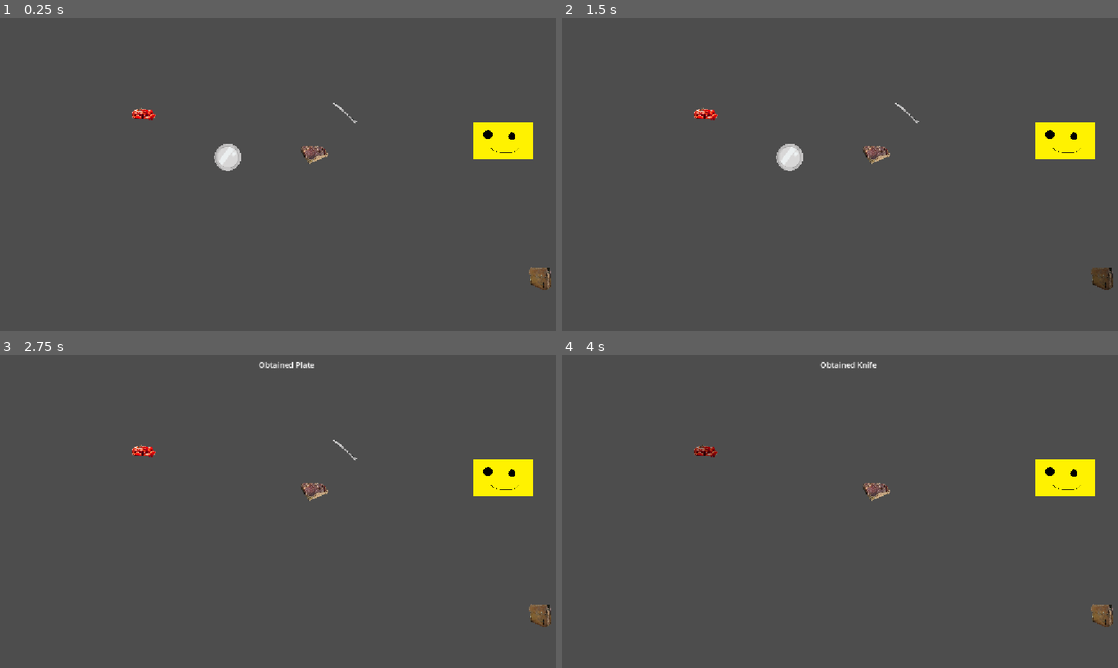
Above: before the commit, frames 1-4 (two rows, left to right).
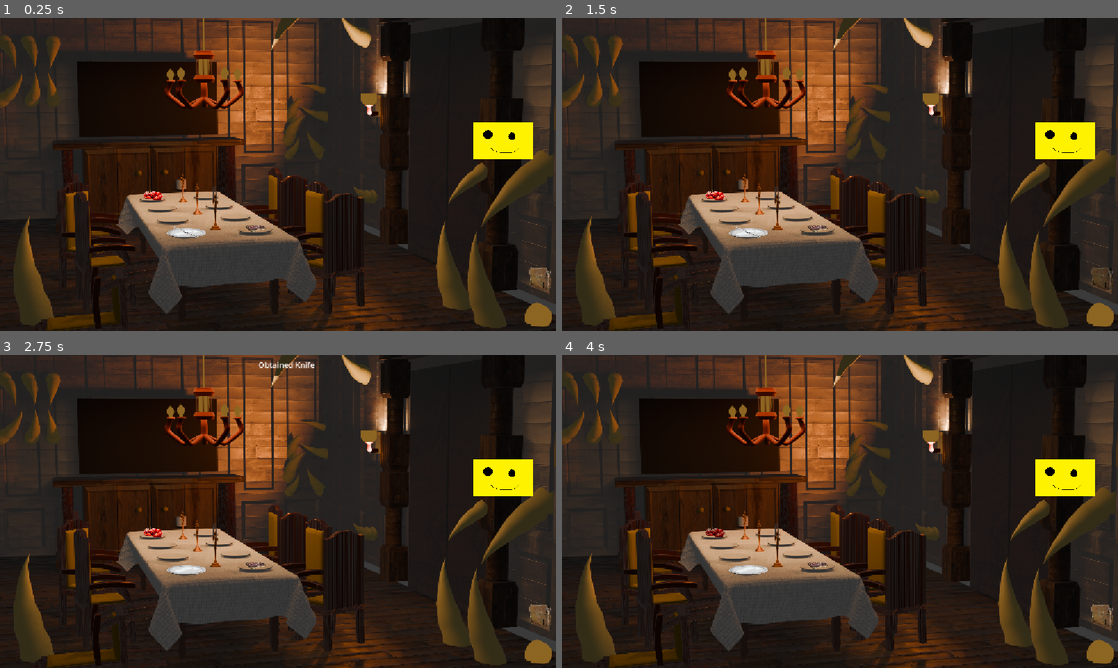
Above: after the commit, the same moments.

Repository: jegeiii/kafcult-co.-s-GIMJAM
Game: Godot game, scene res://scenes/ACT2.tscn
Same seed, same stepped clock (60 frames per second), same inputs: the game is played once before the commit and once after it. This scene is started directly instead of the project's main scene. Sound files missing from this copy of the repository are replaced by a short silence.
Inputs (mouse positions are in pixels of both pictures, inside the frame that each line leads up to; where the layout moved, square brackets give the same spot in the first picture):
- Up to frame 1 (0.25 s): no input
- Up to frame 2 (1.5 s): click "<" at 0.5 s; click ">" at 1.25 s
- Up to frame 3 (2.75 s): click (189, 570) [227, 492] at 2 s
- Up to frame 4 (4 s): click (906, 448) at 2.77 s; click (712, 530) [706, 448] at 3.5 s

The runs differ from the first frame. In frame 1, 95% of the frame differs, in the area x 0-100%, y 0-100%; in frame 2, 95%; in frame 3, 95%; in frame 4, 95%.

Commit message:
fix: fixed inventory ui buried under bg

Diff:
--- a/dialogues/act_2_part_6.json
+++ b/dialogues/act_2_part_6.json
@@ -1,64 +1,42 @@
 {
   "characters": [
-	"William",
+    "William",
     "Charles’s silhouette"
   ],
   "events": [
-	{
-	  "name": "LoadSprite",
-	  "speaker": "William",
-	  "expression": "angry",
-	  "position": "center"
-	},
-	{
-	  "name": "LoadText",
-	  "speaker": "William",
-	  "segments": [
-		{
-		  "text": "This is all I have, okay? ",
-		  "pacing": 0.075,
-		  "style": "emphasis",
-		  "pause_after": 0.3
-		}
-	  ]
-	},
-	{
-	  "name": "LoadText",
-	  "speaker": "Charles’s silhouette",
-	  "segments": [
-		{
-		  "text": "… ",
-		  "pacing": 0.1,
-		  "style": "normal",
-		  "pause_after": 0.3
-		}
-	  ]
-	},
-	{
-	  "name": "Special",
-	  "custom_event_name": "[SCREEN FADES OUT, AS IF PULLING WILLIAM’S CONSCIOUSNESS INTO THE DARKNESS]"
-	},
-	{
-	  "name": "Flashback",
-	  "flashback_id": 1
-	},
-	{
-	  "name": "LoadSprite",
-	  "speaker": "William",
-	  "expression": "sad",
-	  "position": "center"
-	},
-	{
-	  "name": "LoadText",
-	  "speaker": "William",
-	  "segments": [
-		{
-		  "text": "…It was never enough, was it? ",
-		  "pacing": 0.07,
-		  "style": "normal",
-		  "pause_after": 0.3
-		}
-	  ]
-	}
+    {
+      "name": "LoadSprite",
+      "speaker": "William",
+      "expression": "angry",
+      "position": "center"
+    },
+    {
+      "name": "LoadText",
+      "speaker": "William",
+      "segments": [
+        {
+          "text": "This is all I have, okay? ",
+          "pacing": 0.075,
+          "style": "emphasis",
+          "pause_after": 0.3
+        }
+      ]
+    },
+    {
+      "name": "LoadText",
+      "speaker": "Charles’s silhouette",
+      "segments": [
+        {
+          "text": "… ",
+          "pacing": 0.1,
+          "style": "normal",
+          "pause_after": 0.3
+        }
+      ]
+    },
+    {
+      "name": "Special",
+      "custom_event_name": "[SCREEN FADES OUT, AS IF PULLING WILLIAM’S CONSCIOUSNESS INTO THE DARKNESS]"
+    },
   ]
 }
--- /dev/null
+++ b/dialogues/act_2_part_6_afterFB.json
@@ -0,0 +1,26 @@
+{
+  "characters": [
+	"William",
+    "Charles’s silhouette"
+  ],
+  "events": [
+		{
+	  "name": "LoadSprite",
+	  "speaker": "William",
+	  "expression": "sad",
+	  "position": "center"
+	},
+	{
+	  "name": "LoadText",
+	  "speaker": "William",
+	  "segments": [
+		{
+		  "text": "…It was never enough, was it? ",
+		  "pacing": 0.07,
+		  "style": "normal",
+		  "pause_after": 0.3
+		}
+	  ]
+	}
+  ]
+}
--- a/dialogues/flashback_1.json
+++ b/dialogues/flashback_1.json
@@ -127,7 +127,7 @@
 		{
 		  "text": "Oh! I haven’t played with Walter since this morning. That big doggo should be in the manor now. He’s usually hungry at this hour. ",
 		  "pacing": 0.075,
-		  "style": "happy",
+		  "style": "normal",
 		  "pause_after": 0.4
 		}
 	  ]
--- a/scenes/ACT2.tscn
+++ b/scenes/ACT2.tscn
@@ -5,6 +5,7 @@
 [ext_resource type="PackedScene" uid="uid://c1tdbiw7wt4m3" path="res://scenes/dimmer.tscn" id="3_qt1qe"]
 [ext_resource type="PackedScene" uid="uid://ci4sol1vea776" path="res://scenes/clickables.tscn" id="4_qt1qe"]
 [ext_resource type="Texture2D" uid="uid://bicspftpu8xxx" path="res://graphics/charles_key.png" id="5_54ip0"]
+[ext_resource type="Texture2D" uid="uid://6nqwtb578vl8" path="res://graphics/distorted_dining_room.png" id="6_kybp6"]
 [ext_resource type="Texture2D" uid="uid://bfsf0v188v7q7" path="res://graphics/plate.png" id="6_pd338"]
 [ext_resource type="Texture2D" uid="uid://do1pfr7355dcd" path="res://graphics/knife.png" id="7_kybp6"]
 [ext_resource type="PackedScene" uid="uid://dimqef8ptr4f4" path="res://scenes/character_container.tscn" id="7_sil4y"]
@@ -76,47 +77,51 @@
 
 [node name="dimmer" parent="dining_room/laci" unique_id=1757405502 instance=ExtResource("3_qt1qe")]
 
-[node name="distorted_dining_room" type="Control" parent="." unique_id=469903526]
-layout_mode = 3
-anchors_preset = 0
-offset_right = 40.0
-offset_bottom = 40.0
+[node name="distorted_dining_room" type="TextureRect" parent="." unique_id=67818663]
+offset_right = 1152.0
+offset_bottom = 647.0
+texture = ExtResource("6_kybp6")
+expand_mode = 1
+stretch_mode = 5
 
 [node name="plate" parent="distorted_dining_room" unique_id=2085533608 instance=ExtResource("4_qt1qe")]
 layout_mode = 0
-offset_left = 439.0
-offset_top = 256.0
-offset_right = 504.0
-offset_bottom = 318.0
+offset_left = 334.0
+offset_top = 434.0
+offset_right = 573.0
+offset_bottom = 644.0
+scale = Vector2(0.435, 0.1)
 texture_normal = ExtResource("6_pd338")
 item_id = "plate"
 
 [node name="knife" parent="distorted_dining_room" unique_id=516024968 instance=ExtResource("4_qt1qe")]
 layout_mode = 0
-offset_left = 685.0
-offset_top = 165.0
-offset_right = 750.0
-offset_bottom = 227.0
+offset_left = 355.0
+offset_top = 428.0
+offset_right = 420.0
+offset_bottom = 490.0
+scale = Vector2(1, 0.5)
 texture_normal = ExtResource("7_kybp6")
 item_id = "knife"
 usable = true
 
 [node name="rotten_vegetable" parent="distorted_dining_room" unique_id=1962551523 instance=ExtResource("4_qt1qe")]
 layout_mode = 0
-offset_left = 264.0
-offset_top = 164.0
-offset_right = 329.0
-offset_bottom = 226.0
+offset_left = 288.0
+offset_top = 338.0
+offset_right = 345.0
+offset_bottom = 389.0
 texture_normal = ExtResource("8_q63ay")
 item_id = "rotten_vegetable"
 condition = "knife"
 
 [node name="rotten_meat" parent="distorted_dining_room" unique_id=719141946 instance=ExtResource("4_qt1qe")]
 layout_mode = 0
-offset_left = 618.0
-offset_top = 252.0
-offset_right = 683.0
-offset_bottom = 314.0
+offset_left = 503.0
+offset_top = 424.0
+offset_right = 557.0
+offset_bottom = 472.0
+scale = Vector2(1, 0.5)
 texture_normal = ExtResource("9_wbxdu")
 item_id = "rotten_meat"
 condition = "knife"
@@ -142,6 +147,13 @@
 
 [node name="dimmer" parent="distorted_dining_room/charles\'s sillhouette" unique_id=765403304 instance=ExtResource("3_qt1qe")]
 
+[node name="flashback_1" type="Control" parent="." unique_id=1522045219]
+visible = false
+layout_mode = 3
+anchors_preset = 0
+offset_right = 40.0
+offset_bottom = 40.0
+
 [node name="basement" type="Control" parent="." unique_id=1306281374]
 visible = false
 layout_mode = 3
--- a/scenes/act_2.gd
+++ b/scenes/act_2.gd
@@ -44,9 +44,24 @@
 
 
 func _on_charless_sillhouette_pressed() -> void:
-	if InventoryUi.inventory_ui["rotten_vegetable"]["count"] >= 1 and InventoryUi.inventory_ui["rotten_meat"]["count"] >= 1:
+	if InventoryUi.inventory_ui["rotten_vegetable"]["count"] >= 1 and InventoryUi.inventory_ui["rotten_meat"]["count"] >= 1 and InventoryUi.inventory_ui["plate"]["count"] >= 1:
 		InventoryUi.remove_item("rotten_vegetable", 1)
 		InventoryUi.remove_item("rotten_meat", 1)
+		InventoryUi.remove_item("plate", 1)
+		DialogueManager.dialogue_end.disconnect(_on_dialogue_end)
+		DialogueManager.initiate_dialogue("res://dialogues/act_2_part_6.json")
+		DialogueManager.dialogue_end.connect(flashback_1)
+
+func flashback_1():
+	DialogueManager.dialogue_end.disconnect(flashback_1)
+	print("flashback 1")
+	InventoryUi.fade_out(1)
+	await get_tree().create_timer(1).timeout
+	$distorted_dining_room.visible = false
+	$flashback_1.visible = true
+	InventoryUi.fade_in(1)
+	await get_tree().create_timer(1).timeout
+	DialogueManager.initiate_dialogue("res://dialogues/flashback_1.json")
 
 var rotten_done: bool = false
 func _on_rotten_vegetable_mouse_entered() -> void:
--- a/scenes/inventory_ui.tscn
+++ b/scenes/inventory_ui.tscn
@@ -6,13 +6,73 @@
 [ext_resource type="Script" uid="uid://cotejsnlwchi8" path="res://scripts/clickmask.gd" id="3_eifbp"]
 [ext_resource type="PackedScene" uid="uid://c1tdbiw7wt4m3" path="res://scenes/dimmer.tscn" id="3_mdwe3"]
 
-[node name="InventoryUI" type="Control" unique_id=231228800]
+[node name="InventoryUI" type="Control" unique_id=1943628534]
 layout_mode = 3
 anchors_preset = 0
 script = ExtResource("1_ylkvr")
 
 [node name="CanvasLayer" type="CanvasLayer" parent="." unique_id=1400130431]
 layer = 5
+
+[node name="TextureRect" type="TextureRect" parent="CanvasLayer" unique_id=324460584]
+offset_left = 257.0
+offset_top = 132.0
+offset_right = 321.0
+offset_bottom = 196.0
+mouse_filter = 2
+expand_mode = 1
+stretch_mode = 5
+
+[node name="notification" type="PanelContainer" parent="CanvasLayer" unique_id=930474287]
+self_modulate = Color(1, 1, 1, 0)
+offset_left = 454.0
+offset_right = 734.0
+offset_bottom = 40.0
+mouse_filter = 2
+
+[node name="RichTextLabel" type="RichTextLabel" parent="CanvasLayer/notification" unique_id=1009077993]
+visible = false
+layout_mode = 2
+text = "Obtained "
+horizontal_alignment = 1
+vertical_alignment = 1
+
+[node name="Timer" type="Timer" parent="CanvasLayer/notification" unique_id=825099220]
+wait_time = 0.1
+
+[node name="tip" type="PanelContainer" parent="CanvasLayer" unique_id=39450908]
+visible = false
+self_modulate = Color(1, 1, 1, 0)
+offset_left = 949.0
+offset_top = 566.0
+offset_right = 1229.0
+offset_bottom = 606.0
+mouse_filter = 2
+
+[node name="RichTextLabel" type="RichTextLabel" parent="CanvasLayer/tip" unique_id=1402541986]
+layout_mode = 2
+text = "RMB to Cancel"
+horizontal_alignment = 1
+vertical_alignment = 1
+
+[node name="Button" type="TextureButton" parent="CanvasLayer" unique_id=319967963]
+offset_left = 1079.0
+offset_top = 502.0
+offset_right = 1153.0
+offset_bottom = 578.0
+texture_normal = ExtResource("2_iradw")
+ignore_texture_size = true
+stretch_mode = 5
+script = ExtResource("3_eifbp")
+
+[node name="dimmer" parent="CanvasLayer/Button" unique_id=1440613432 instance=ExtResource("3_mdwe3")]
+
+[node name="Label" type="Label" parent="CanvasLayer/Button" unique_id=1557943295]
+visible = false
+layout_mode = 0
+offset_right = 40.0
+offset_bottom = 23.0
+text = "<"
 
 [node name="PanelContainer" type="PanelContainer" parent="CanvasLayer" unique_id=862810394]
 offset_left = 1153.0
@@ -46,26 +106,6 @@
 offset_right = 1150.0
 offset_bottom = 510.0
 
-[node name="Button" type="TextureButton" parent="." unique_id=319967963]
-layout_mode = 0
-offset_left = 1079.0
-offset_top = 502.0
-offset_right = 1153.0
-offset_bottom = 578.0
-texture_normal = ExtResource("2_iradw")
-ignore_texture_size = true
-stretch_mode = 5
-script = ExtResource("3_eifbp")
-
-[node name="dimmer" parent="Button" unique_id=1440613432 instance=ExtResource("3_mdwe3")]
-
-[node name="Label" type="Label" parent="Button" unique_id=1557943295]
-visible = false
-layout_mode = 0
-offset_right = 40.0
-offset_bottom = 23.0
-text = "<"
-
 [node name="fade_black" type="CanvasLayer" parent="." unique_id=147500776]
 layer = 10
 
@@ -74,40 +114,6 @@
 offset_top = 0.0
 offset_right = 1244.0
 offset_bottom = 702.0
-
-[node name="notification" type="PanelContainer" parent="." unique_id=930474287]
-self_modulate = Color(1, 1, 1, 0)
-layout_mode = 0
-offset_left = 454.0
-offset_right = 734.0
-offset_bottom = 40.0
-mouse_filter = 2
-
-[node name="RichTextLabel" type="RichTextLabel" parent="notification" unique_id=1009077993]
-visible = false
-layout_mode = 2
-text = "Obtained "
-horizontal_alignment = 1
-vertical_alignment = 1
-
-[node name="Timer" type="Timer" parent="notification" unique_id=825099220]
-wait_time = 0.1
-
-[node name="tip" type="PanelContainer" parent="." unique_id=39450908]
-visible = false
-self_modulate = Color(1, 1, 1, 0)
-layout_mode = 0
-offset_left = 949.0
-offset_top = 566.0
-offset_right = 1229.0
-offset_bottom = 606.0
-mouse_filter = 2
-
-[node name="RichTextLabel" type="RichTextLabel" parent="tip" unique_id=1402541986]
-layout_mode = 2
-text = "RMB to Cancel"
-horizontal_alignment = 1
-vertical_alignment = 1
 
 [node name="item_inspect" type="CanvasLayer" parent="." unique_id=612618648]
 layer = 11
@@ -173,17 +179,7 @@
 horizontal_alignment = 1
 vertical_alignment = 1
 
-[node name="TextureRect" type="TextureRect" parent="." unique_id=324460584]
-layout_mode = 0
-offset_left = 257.0
-offset_top = 132.0
-offset_right = 321.0
-offset_bottom = 196.0
-mouse_filter = 2
-expand_mode = 1
-stretch_mode = 5
-
-[connection signal="pressed" from="Button" to="." method="expand_inventory"]
+[connection signal="pressed" from="CanvasLayer/Button" to="." method="expand_inventory"]
 [connection signal="gui_input" from="fade_black/a" to="." method="_on_fade_black_gui_input"]
 [connection signal="pressed" from="item_inspect/item_closeup" to="." method="_on_item_closeup_pressed"]
 [connection signal="pressed" from="item_inspect/item_closeup/use_button" to="." method="_on_use_button_pressed"]
--- a/scripts/inventory_manager.gd
+++ b/scripts/inventory_manager.gd
@@ -10,23 +10,23 @@
 
 func _process(delta):
 	if Input.is_action_pressed("RMB"):
-		$tip.visible = false
+		$CanvasLayer/tip.visible = false
 		using_item = "none"
-		$TextureRect.global_position = Vector2(-100, -100)
+		$CanvasLayer/TextureRect.global_position = Vector2(-100, -100)
 	if using_item != "none":
-		$TextureRect.texture = load(inventory_ui[using_item]["texture_path"])
-		$TextureRect.global_position = get_global_mouse_position() + Vector2(16, -16)
+		$CanvasLayer/TextureRect.texture = load(inventory_ui[using_item]["texture_path"])
+		$CanvasLayer/TextureRect.global_position = get_global_mouse_position() + Vector2(16, -16)
 
 func toggle_inventory(state: bool):
 	self.visible = state
 
 func expand_inventory():
-	if $Button/Label.text == "<":
-		$Button/Label.text = ">"
+	if $CanvasLayer/Button/Label.text == "<":
+		$CanvasLayer/Button/Label.text = ">"
 		#$Button.set_position($button_opened.position)
 		$CanvasLayer/PanelContainer.set_position($inventory_opened.position)
-	elif $Button/Label.text == ">":
-		$Button/Label.text = "<"
+	elif $CanvasLayer/Button/Label.text == ">":
+		$CanvasLayer/Button/Label.text = "<"
 		#$Button.set_position($button_closed.position)
 		$CanvasLayer/PanelContainer.set_position($inventory_closed.position)
 
@@ -61,6 +61,7 @@
 		item.reparent(
 			get_node("/root/InventoryUi/CanvasLayer/PanelContainer/ScrollContainer/VBoxContainer")
 		)
+		item.texture_normal = load(inventory_ui[item_id]["texture_path"])
 
 		# Make it behave like an inventory item
 		item.button_interaction = "inventory"
@@ -88,19 +89,19 @@
 
 func use_item(item_id: String):
 	using_item = item_id
-	$tip.visible = true
+	$CanvasLayer/tip.visible = true
 	#remove_item(item_id)
 	close_inspect()
 
 func notification_popup(item_id: String):
-	$notification/RichTextLabel.visible = true
+	$CanvasLayer/notification/RichTextLabel.visible = true
 	for i in range(5):
-		$notification/RichTextLabel.text = "Obtained "
-		$notification/RichTextLabel.text += inventory_ui[item_id]["name"]
-		$notification/Timer.start(0.2)
-		await $notification/Timer.timeout
-		$notification/RichTextLabel.visible = not $notification/RichTextLabel.visible
-	$notification/RichTextLabel.visible = false
+		$CanvasLayer/notification/RichTextLabel.text = "Obtained "
+		$CanvasLayer/notification/RichTextLabel.text += inventory_ui[item_id]["name"]
+		$CanvasLayer/notification/Timer.start(0.2)
+		await $CanvasLayer/notification/Timer.timeout
+		$CanvasLayer/notification/RichTextLabel.visible = not $CanvasLayer/notification/RichTextLabel.visible
+	$CanvasLayer/notification/RichTextLabel.visible = false
 
 func InventoryInspect(item_id: String, usable: bool):
 	print("a")
Binary file added: graphics/dining_room.png
Not shown, added: graphics/dining_room.png.import
Binary file added: graphics/distorted_dining_room.png
Not shown, added: graphics/distorted_dining_room.png.import
Binary file added: graphics/office.png
Not shown, added: graphics/office.png.import
